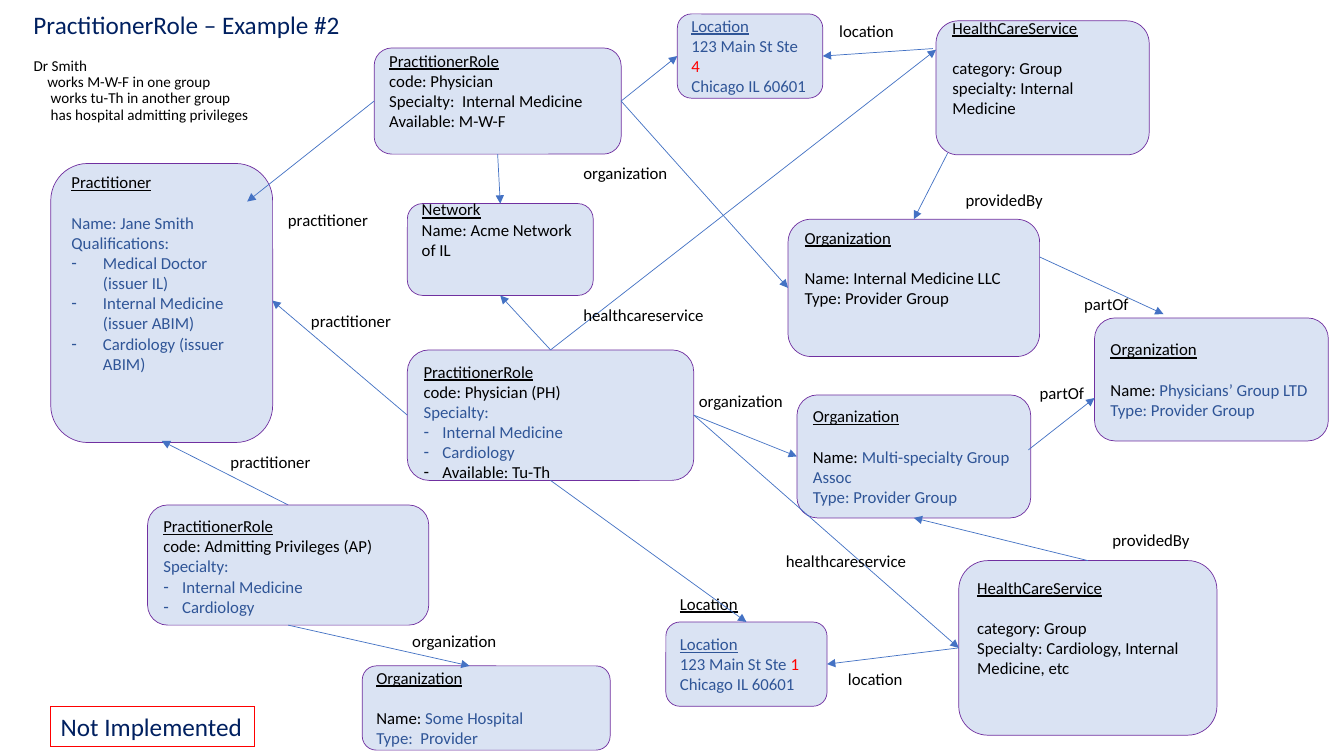
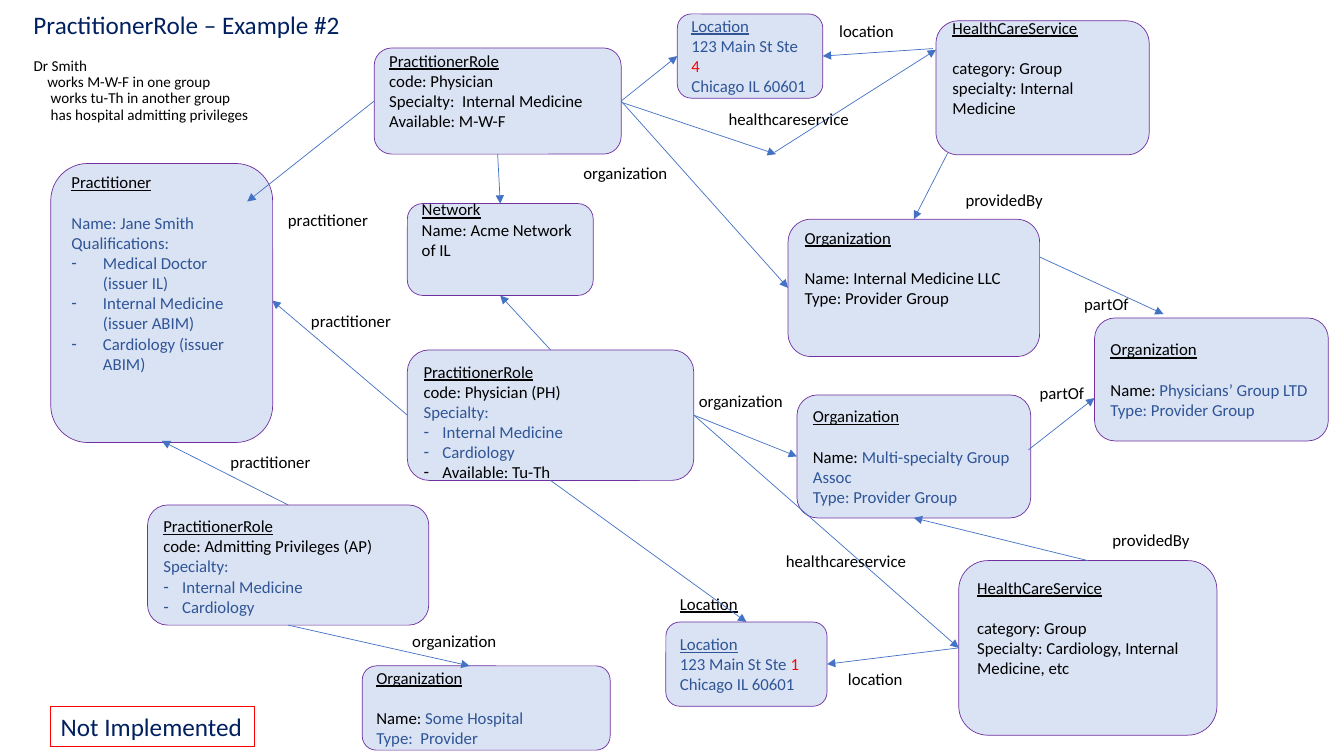
Before and after one commit to HL7/davinci-pdex-plan-net, a slide deck: slide 11 of fsh/ig-data/input/images/patterns.pptx. Drawn at 1344x756 pixels with LibreOffice and Linux fonts; fonts in the diff are those of the drawing. Boxes give left, top, right and bottom in pixels: in the first picture for what was removed or moved away, otherwise in the second. Text is boxed around its words. In the diff, an @@ line names an element or a change of style, - is before the commit and + after.

```diff
--- a/fsh/ig-data/input/images/patterns.pptx
+++ b/fsh/ig-data/input/images/patterns.pptx
@@ arrow moved from (551, 350) - (937, 49) to (775, 152) - (937, 49) @@
@@ arrow added from (622, 103) to (776, 154), #4472C4 0.5 pt @@
@@ text "healthcareservice": place and size @@
-text "healthcareservice" at (583,308,703,325)
+text "healthcareservice" at (729,112,849,130)
```
Also in this commit, not shown: 1 other slide changed, 8 other files.
